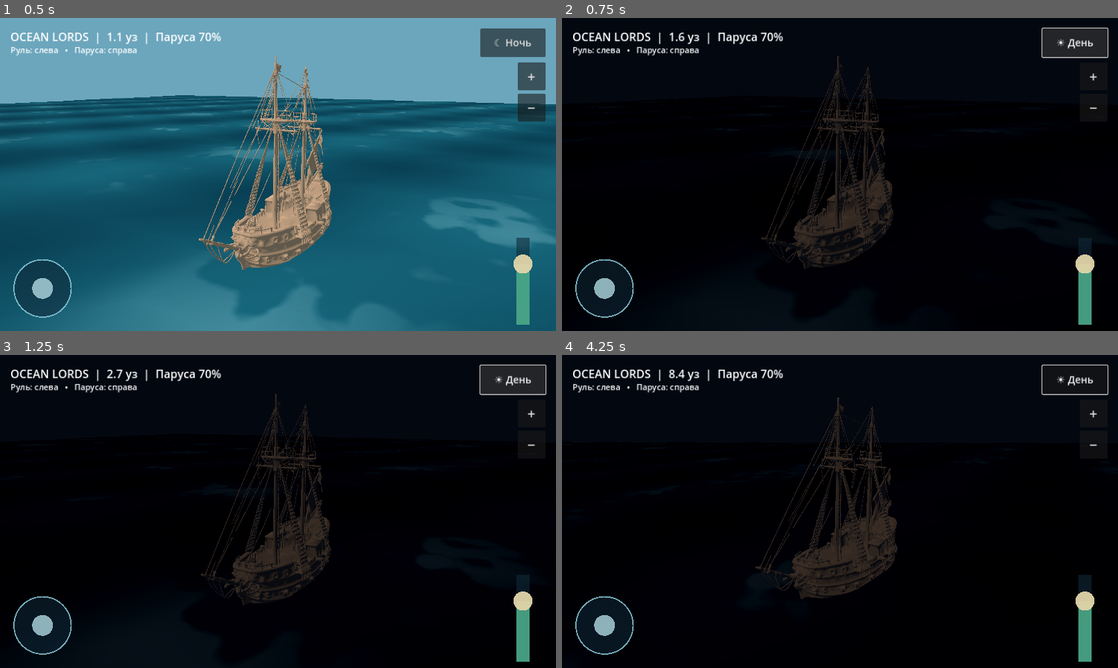
Above: before the commit, frames 1-4 (two rows, left to right).
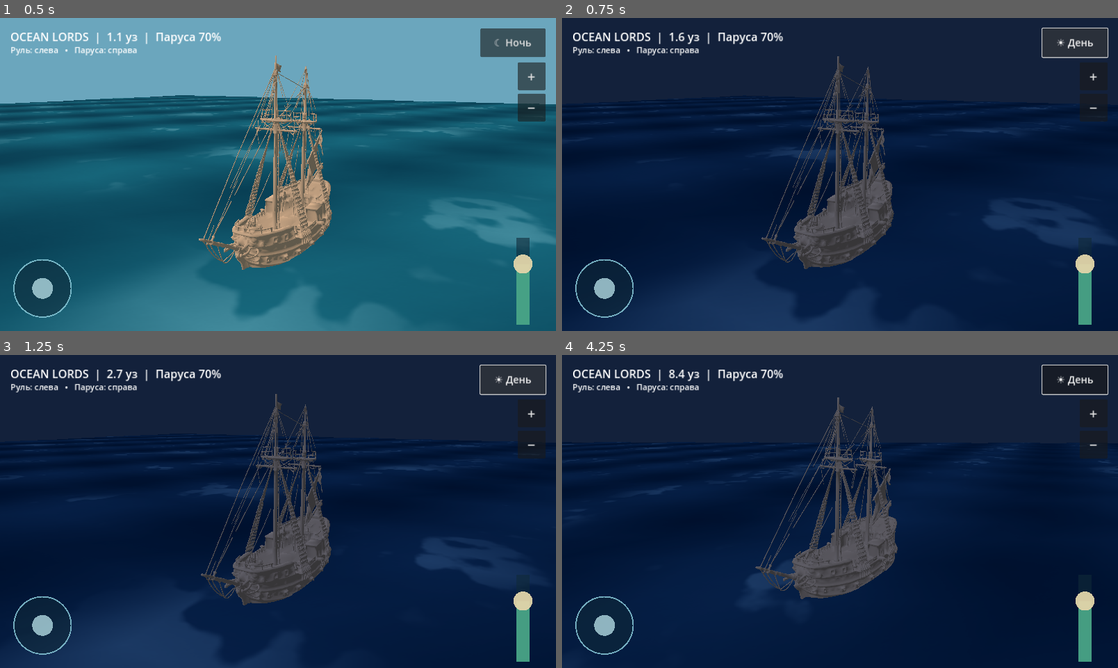
Above: after the commit, the same moments.

Repository: maillunex-lang/ocean-lords-online
Game: Godot game, scene res://scenes/main.tscn
The game is run twice, just before and just after one commit, with the same random seed, the same clock (stepped at 60 frames per second) and the same inputs.
Inputs (mouse positions are in pixels of both pictures, inside the frame that each line leads up to):
- Up to frame 1 (0.5 s): no input
- Up to frame 2 (0.75 s): click "☾ Ночь" at 0.5 s
- Up to frame 3 (1.25 s): no input
- Up to frame 4 (4.25 s): click "☀ День" at 1.25 s; tap Enter at 2 s; move the mouse to (962, 495) at 2.02 s; hold Right (ui_right) 2.03-2.75 s; tap N at 2.1, 3.6 s; click (962, 495) at 2.17 s; drag from (728, 527) to (812, 574) at 2.77 s; move the mouse to (895, 442) at 3.52 s; hold Right (ui_right) from 3.53 s (still down)

Frame 1 is identical in both runs. In frame 2, 96% of the frame differs, in the area x 0-100%, y 0-100%; in frame 3, 96%; in frame 4, 96%.

Commit message:
fix: brighten moonlit night and restore daytime lighting

Diff:
--- a/scripts/main.gd
+++ b/scripts/main.gd
@@ -60,10 +60,12 @@
 	env.background_color = Color(0.42, 0.65, 0.74)
 	env.ambient_light_source = Environment.AMBIENT_SOURCE_COLOR
 	env.ambient_light_color = Color(0.65, 0.77, 0.85)
+	env.ambient_light_energy = 1.0
 	world_environment.environment = env
 	add_child(world_environment)
 	sun_light = DirectionalLight3D.new()
 	sun_light.rotation_degrees = Vector3(-50, -30, 0)
+	sun_light.light_color = Color.WHITE
 	sun_light.light_energy = 1.4
 	add_child(sun_light)
 	sea_mesh = MeshInstance3D.new()
@@ -277,16 +279,20 @@
 	is_night = not is_night
 	var env := world_environment.environment
 	if is_night:
-		env.background_color = Color(0.012, 0.028, 0.065)
-		env.ambient_light_color = Color(0.09, 0.14, 0.24)
-		sun_light.light_energy = 0.12
-		(sea_mesh.material_override as ShaderMaterial).set_shader_parameter("sun_glitter", 0.035)
+		env.background_color = Color(0.075, 0.13, 0.23)
+		env.ambient_light_color = Color(0.34, 0.43, 0.59)
+		env.ambient_light_energy = 1.3
+		sun_light.light_color = Color(0.58, 0.72, 1.0)
+		sun_light.light_energy = 0.72
+		(sea_mesh.material_override as ShaderMaterial).set_shader_parameter("sun_glitter", 0.18)
 		day_night_button.text = "☀ День"
-		(sea_mesh.material_override as ShaderMaterial).set_shader_parameter("deep_color", Color(0.008, 0.035, 0.075))
-		(sea_mesh.material_override as ShaderMaterial).set_shader_parameter("crest_color", Color(0.025, 0.10, 0.16))
+		(sea_mesh.material_override as ShaderMaterial).set_shader_parameter("deep_color", Color(0.035, 0.095, 0.16))
+		(sea_mesh.material_override as ShaderMaterial).set_shader_parameter("crest_color", Color(0.11, 0.23, 0.33))
 	else:
 		env.background_color = Color(0.42, 0.65, 0.74)
 		env.ambient_light_color = Color(0.65, 0.77, 0.85)
+		env.ambient_light_energy = 1.0
+		sun_light.light_color = Color.WHITE
 		sun_light.light_energy = 1.4
 		(sea_mesh.material_override as ShaderMaterial).set_shader_parameter("sun_glitter", 0.32)
 		day_night_button.text = "☾ Ночь"
--- /dev/null
+++ b/tests/test_night_lighting.gd
@@ -0,0 +1,19 @@
+extends SceneTree
+func _initialize() -> void:
+    call_deferred("_run")
+func _run() -> void:
+    var scene = load("res://scenes/main.tscn").instantiate()
+    root.add_child(scene)
+    await process_frame
+    scene._toggle_day_night()
+    assert(scene.is_night)
+    assert(scene.sun_light.light_energy >= 0.7, "Moonlight is too weak")
+    assert(scene.world_environment.environment.ambient_light_energy >= 1.2, "Ambient night light too weak")
+    var night_water: Color = (scene.sea_mesh.material_override as ShaderMaterial).get_shader_parameter("deep_color")
+    assert(night_water.b >= 0.15, "Night water too dark")
+    scene._toggle_day_night()
+    assert(not scene.is_night)
+    assert(scene.sun_light.light_color == Color.WHITE, "Daylight color not restored")
+    assert(is_equal_approx(scene.world_environment.environment.ambient_light_energy, 1.0))
+    print("NIGHT_LIGHTING_PASS")
+    quit(0)
